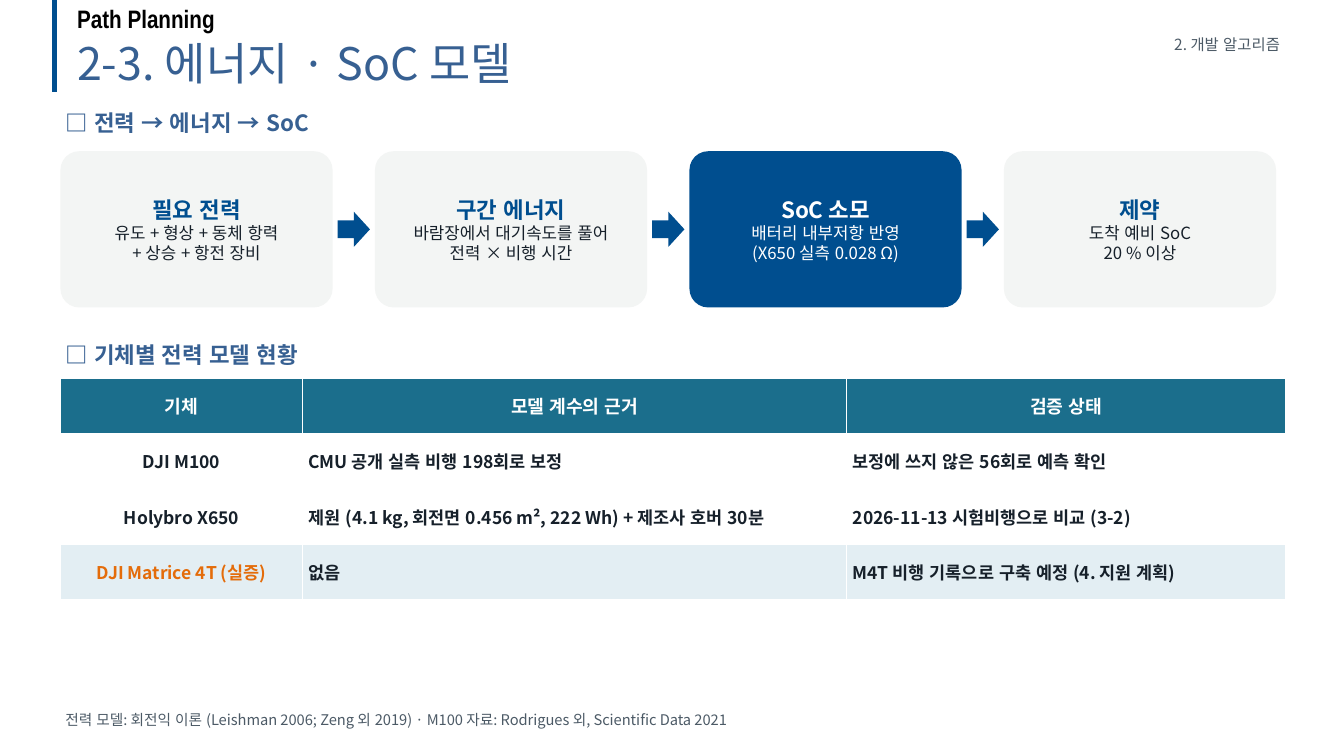
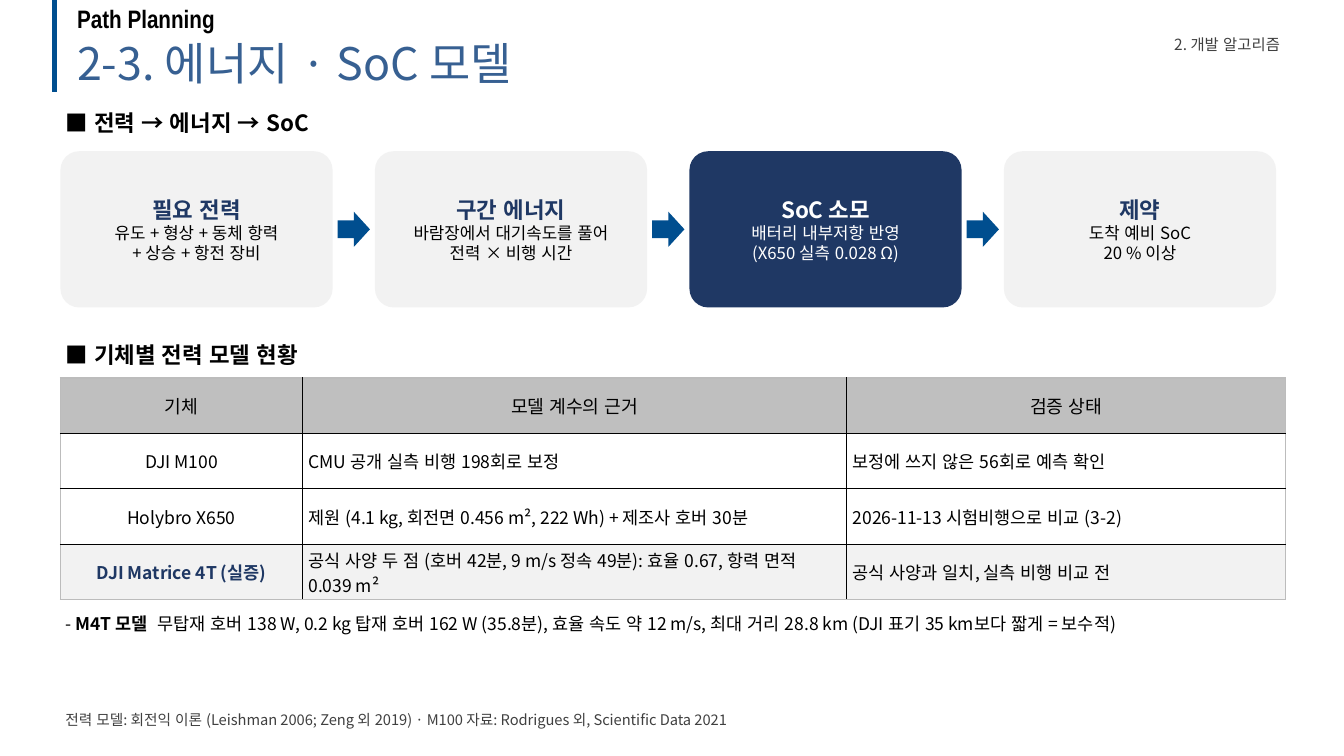
Before and after one commit to dnfl5345/Drone_path_opt, a slide deck: slide 8 of docs/drone_soc_business_talk.pptx. Drawn at 1344x756 pixels with LibreOffice and Linux fonts; fonts in the diff are those of the drawing; background and template pictures are left out. Boxes give left, top, right and bottom in pixels: in the first picture for what was removed or moved away, otherwise in the second. Text is boxed around its words. In the diff, an @@ line names an element or a change of style, - is before the commit and + after.

```diff
--- a/docs/drone_soc_business_talk.pptx
+++ b/docs/drone_soc_business_talk.pptx
@@ text "2. 개발 알고리즘" at (x1=1174, y1=37, x2=1280, y2=51): text colour #4C5A66 to #404040 @@
@@ text at (x1=94, y1=112, x2=310, y2=133): text changed; text colour #376092 to #000000 @@
-□ 전력 → 에너지 → SoC
+■ 전력 → 에너지 → SoC
@@ rounded rectangle "필요 전력" at (x1=60, y1=151, x2=333, y2=308): text colour #004E8F to #1F3864 in "필요 전력"; text colour #16202A to #000000 in "유도 + 형상 + 동체 항력 + ..."; fill #F3F5F4 to #F2F2F2 @@
@@ rounded rectangle "구간 에너지" at (x1=375, y1=151, x2=647, y2=308): text colour #004E8F to #1F3864 in "구간 에너지"; text colour #16202A to #000000 in "바람장에서 대기속도를 풀어 전력 × 비행 시간"; fill #F3F5F4 to #F2F2F2 @@
@@ rounded rectangle "SoC 소모" at (x1=690, y1=151, x2=962, y2=308): fill #004E8F to #1F3864 @@
@@ rounded rectangle "제약" at (x1=1004, y1=151, x2=1276, y2=308): text colour #004E8F to #1F3864 in "제약"; text colour #16202A to #000000 in "도착 예비 SoC 20 % 이상"; fill #F3F5F4 to #F2F2F2 @@
@@ text at (x1=94, y1=344, x2=298, y2=365): text changed; text colour #376092 to #000000 @@
-□ 기체별 전력 모델 현황
+■ 기체별 전력 모델 현황
@@ table at (x1=60, y1=378, x2=1286, y2=600) @@
-row 4, column 2: 없음
+row 4, column 2: 공식 사양 두 점 (호버 42분, 9 m/s 정속 49분): 효율 0.67, 항력 면적 0.039 m²
-row 4, column 3: M4T 비행 기록으로 구축 예정 (4. 지원 계획)
+row 4, column 3: 공식 사양과 일치, 실측 비행 비교 전
@@ fill #1B6E8C to #BFBFBF in row 1 @@
@@ fill #E3EEF3 to #F2F2F2 in row 4 @@
@@ text colour #FFFFFF to #000000 in "기체", "모델 계수의 근거", "검증 상태" @@
@@ bold off in "기체", "모델 계수의 근거", "검증 상태", "DJI M100" and 5 more places @@
@@ text colour #16202A to #000000 in "DJI M100", "CMU 공개 실측 비행 198회로 보정", "보정에 쓰지 않은 56회로 예측 확인", "Holybro X650" and 2 more places @@
@@ text colour #E46C0A to #1F3864 in "DJI Matrice 4T (실증)" @@
@@ borders changed @@
@@ text added at (x1=75, y1=615, x2=1116, y2=635), 12.5 pt, text #000000 @@
+- M4T 모델 무탑재 호버 138 W, 0.2 kg 탑재 호버 162 W (35.8분), 효율 속도 약 12 m/s, 최대 거리 28.8 km (DJI 표기 35 km보다 짧게 = 보수적)
@@ text "전력 모델: 회전익 이론 (Leishman ..." at (x1=65, y1=713, x2=726, y2=729): text colour #4C5A66 to #404040 @@
```
Also in this commit, not shown: 21 other slides changed, 10 other files.
